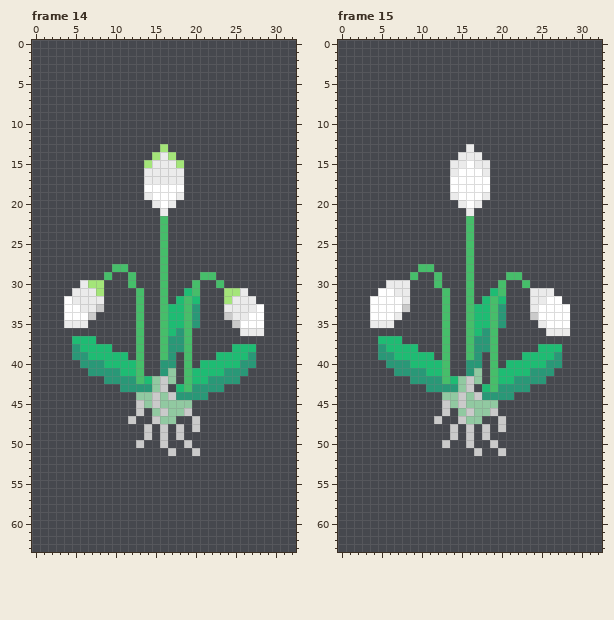
Edited in one commit: pixel-art file (assets/Flowers/Orchid/orchid_bloom.ase). The first picture shows the starting point.
33x64 pixels, 20 frames. Colours within 5 levels of each other are drawn and written as one. Shown: frame 14, frame 15. The commit also changed other frames, which this record leaves out.
After:
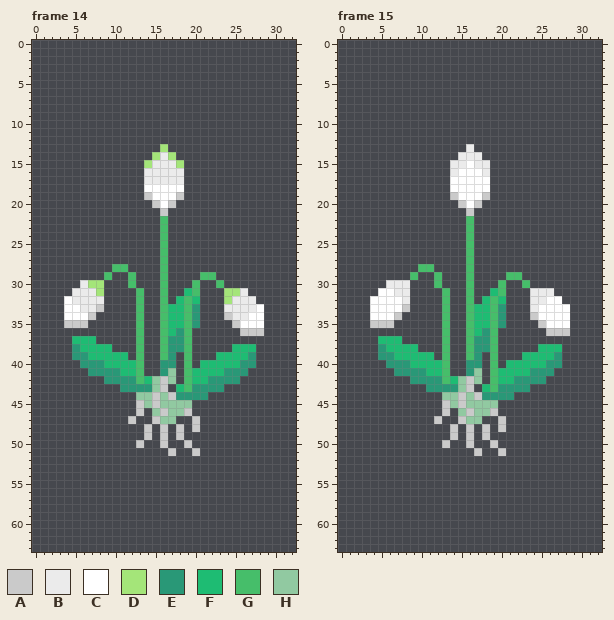
Palette (. is transparent): A #cacaca  B #ebebeb  C #ffffff  D #a4e579  E #299877  F #1ebc73  G #46be6a  H #91c9a1
What changed:
Changed rows in their new state; - is an unchanged pixel.
Frame 14, layers "Petals3", "Petals2", "Petals1":
first column x 14:
19 A---A
20 -A-A-
21 --A--
first column x 4:
35 AAA----------------------
36 ----------------------AAA
Frame 15, layers "Petals3", "Petals2", "Petals1":
first column x 14:
19 A---A
20 -A-A-
21 --A--
first column x 4:
34 ---A---------------------
35 AAA------------------A---
36 ----------------------AAA
